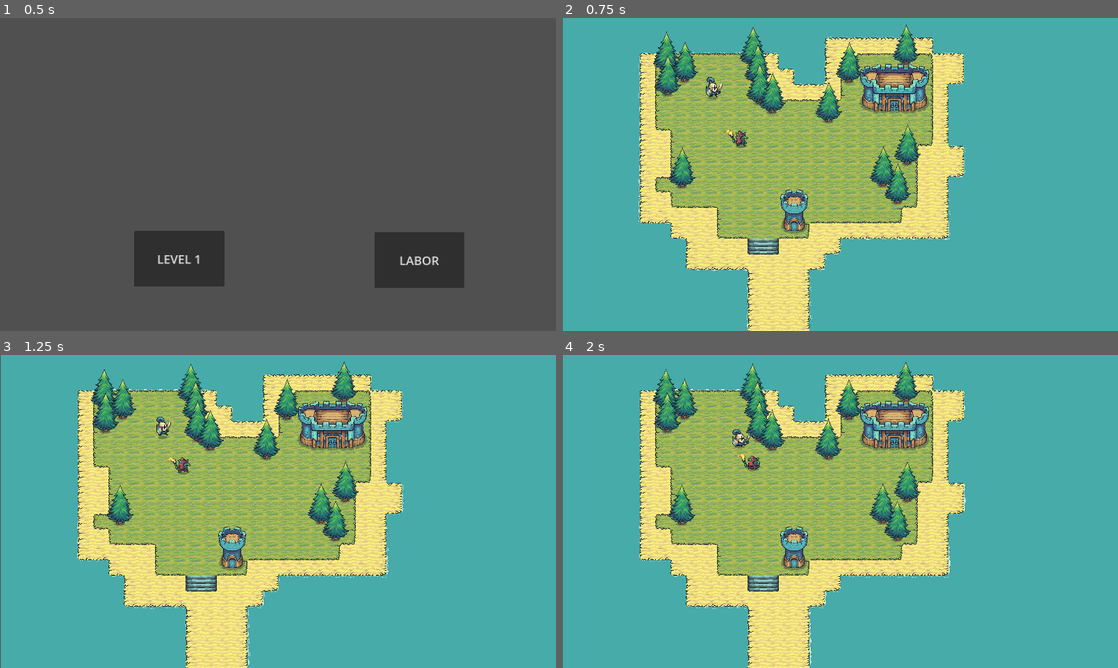
Above: before the commit, frames 1-4 (two rows, left to right).
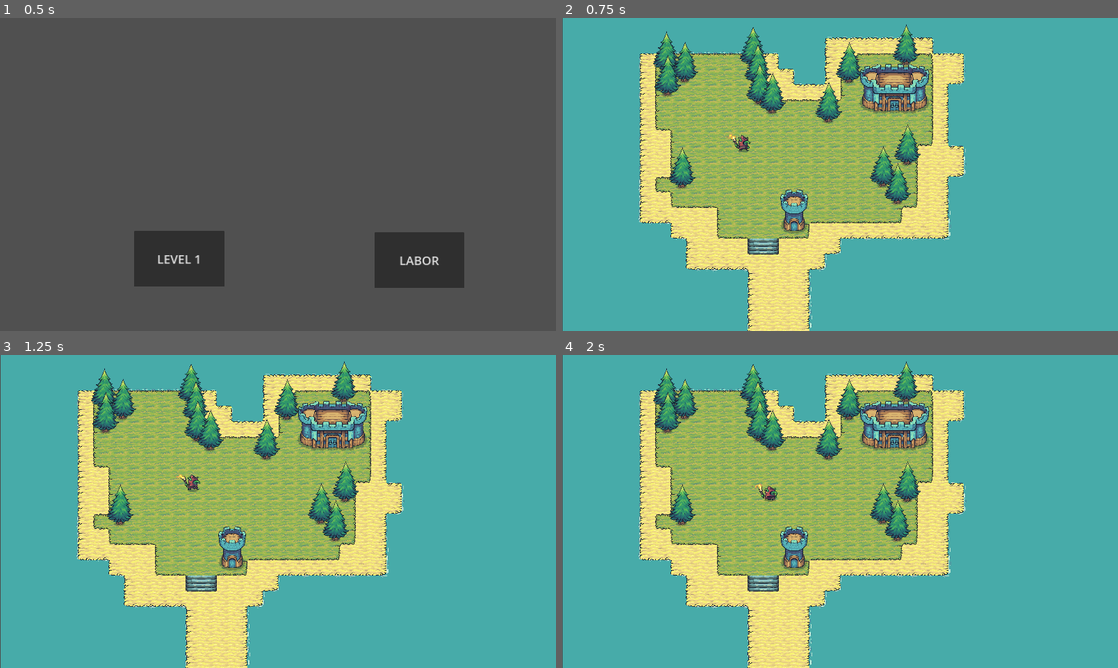
Above: after the commit, the same moments.

Repository: fghwer/Tinyswords
Game: Godot game, scene res://start.tscn
Two runs of this game, one before a commit and one after it. Both use one fixed random seed, a clock stepped at 60 frames per second and the inputs below.
Inputs:
- Up to frame 1 (0.5 s): no input
- Up to frame 2 (0.75 s): click "LEVEL 1" at 0.5 s
- Up to frame 3 (1.25 s): no input
- Up to frame 4 (2 s): no input

Frame 1 is identical in both runs. In frame 2, 0.6% of the frame differs, in the area x 13-73%, y 6-100%; in frame 3, 1.8%; in frame 4, 2.6%, in the area x 13-73%, y 2-100%.
Error after the commit: Invalid call. Nonexistent function 'instance' in base 'PackedScene'. (res://level_1.gd:10)

Commit message:
Level_1_Script Update

Diff:
--- /dev/null
+++ b/level_1.gd
@@ -0,0 +1,25 @@
+extends Node2D
+
+const PLAYER_SCENE_PATH: String = "res://area_2d.tscn"
+const ENEMY_SCENE_PATH: String = "res://goblin.tscn"
+# Called when the node enters the scene tree for the first time.
+func _ready():
+	# Pfade zu den Szenen
+
+	# Instanziieren und dem Level hinzufügen
+	var player_instance = preload(PLAYER_SCENE_PATH).instance()
+	add_child(player_instance)
+	player_instance.visible = true
+	player_instance.position = Vector2(200, 500)
+
+
+	# Called every frame. 'delta' is the elapsed time since the previous frame.
+func _process(_delta):
+	pass
+	# Hier kannst du weitere Logik für jeden Frame hinzufügen
+
+#func _on_button_pressed():
+##    Hier könntest du Code hinzufügen, um bei einem Knopfdruck eine Instanz zu erstellen
+#	var player_instance = preload(player_scene_path).instance()
+#	add_child(player_instance)
+#	print("Player erstellt")
--- a/level_1.tscn
+++ b/level_1.tscn
@@ -1,7 +1,6 @@
-[gd_scene load_steps=70 format=3 uid="uid://bhp4hhpnt67kq"]
-
-[ext_resource type="Script" path="res://labor.gd" id="1_5346g"]
-[ext_resource type="PackedScene" uid="uid://chebxs8ergddk" path="res://area_2d.tscn" id="2_0ukfw"]
+[gd_scene load_steps=69 format=3 uid="uid://bpy15o76wn11j"]
+
+[ext_resource type="Script" path="res://level_1.gd" id="1_yspcy"]
 [ext_resource type="Texture2D" uid="uid://wse1mh4usof1" path="res://assets/Terrain/Ground/Grass_Flat.png" id="3_ql6jx"]
 [ext_resource type="Texture2D" uid="uid://ctd8wlm8tyeg3" path="res://assets/Terrain/Water/Water.png" id="4_lp8j8"]
 [ext_resource type="Texture2D" uid="uid://c65qrntctv28f" path="res://assets/Terrain/Water/Foam.png" id="5_6ifna"]
@@ -679,10 +678,7 @@
 
 [node name="Level_1" type="Node2D"]
 position = Vector2(386, 146)
-script = ExtResource("1_5346g")
-
-[node name="Knight" parent="." instance=ExtResource("2_0ukfw")]
-position = Vector2(222, 151)
+script = ExtResource("1_yspcy")
 
 [node name="TileMapLand" type="TileMap" parent="."]
 z_index = -1
